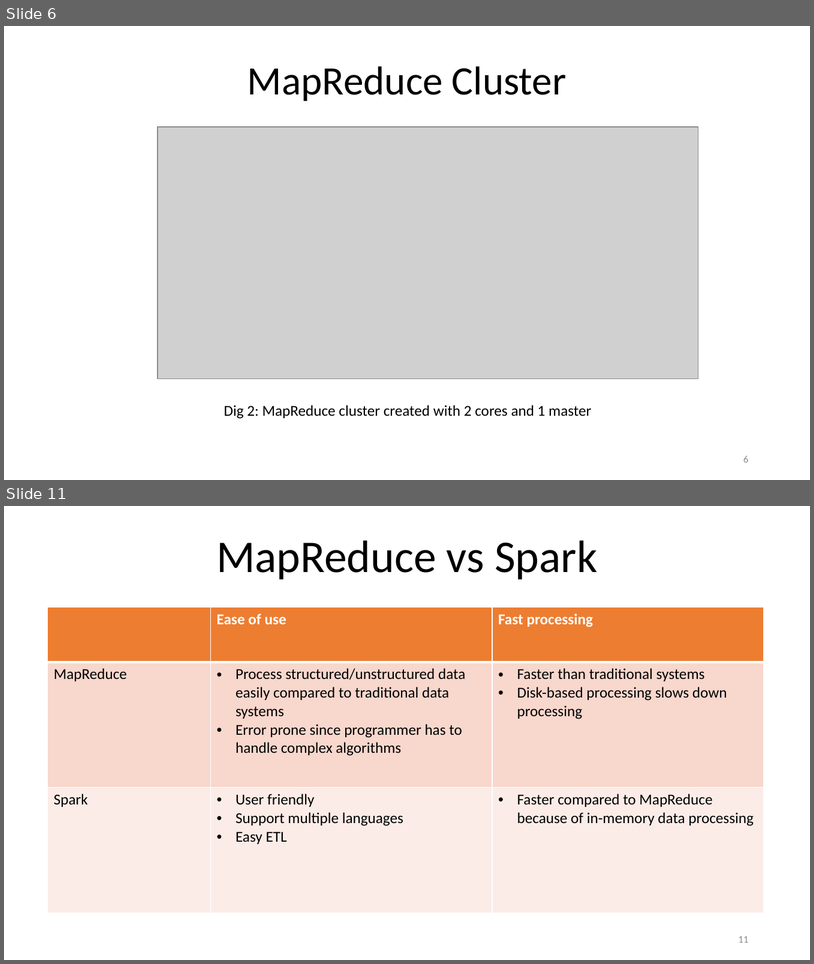
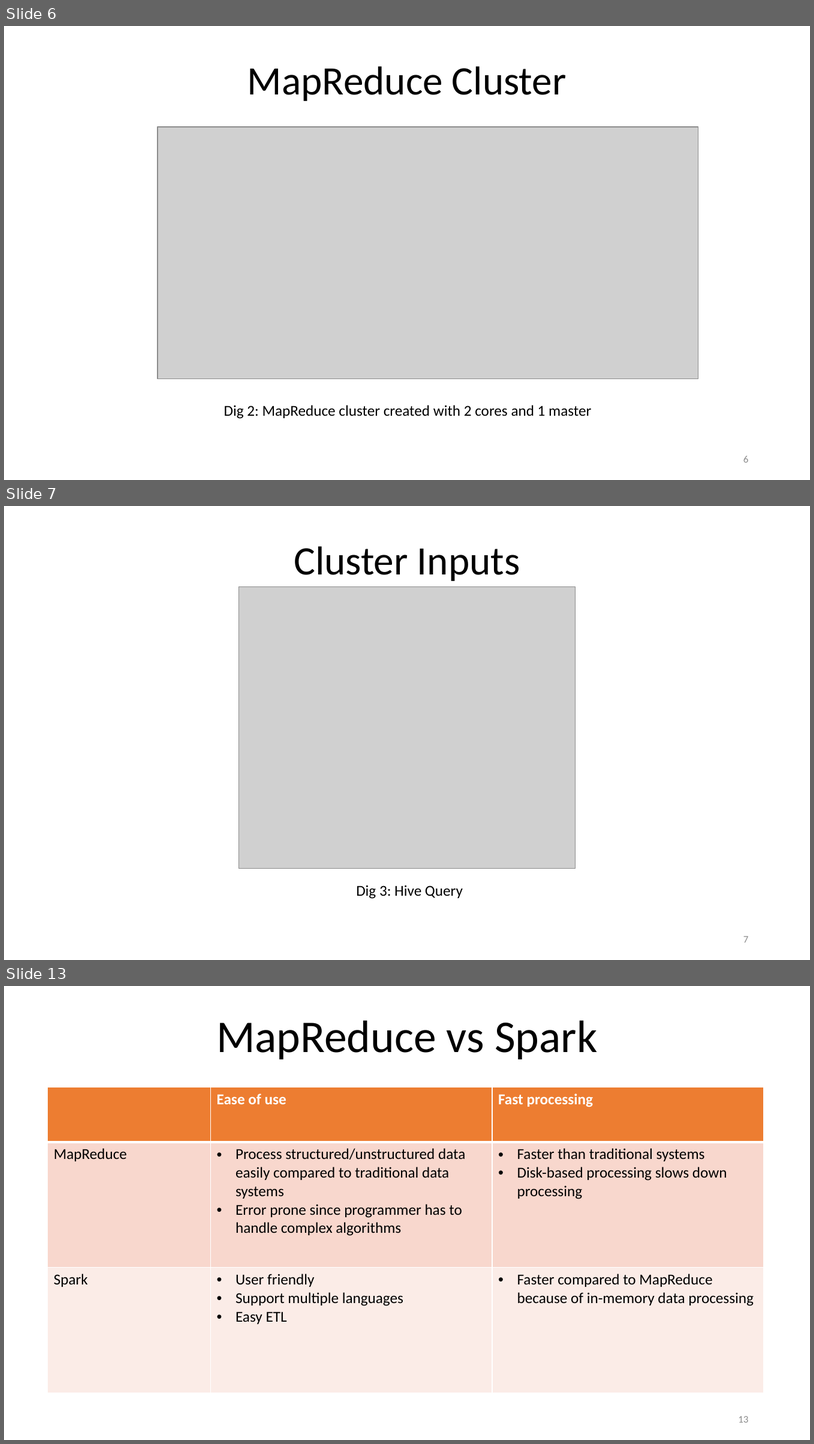
Before and after one commit to hashani26/UoM_MapReduce-vs-Spark, a slide deck: Demo/UOM_239327K.pptx. Shown one above the other, each under a label of ours: slides 6 and 11 before the commit, slides 6, 7 and 13 after it; the slides between them are not shown. The pictures are 814x964 and 814x1444 pixels, drawn with LibreOffice and Linux fonts; fonts in the diff are those of the drawing; grey boxes stand for pictures. Boxes give left, top, right and bottom in pixels: in the first picture for what was removed or moved away, otherwise in the second. Text is boxed around its words. In the diff, an @@ line names an element or a change of style, - is before the commit and + after.

Commit message:
add demo images

```diff
--- a/Demo/UOM_239327K.pptx
+++ b/Demo/UOM_239327K.pptx
@@ slide 7 added at bbox=[4, 506, 810, 960], background #FFFFFF @@
@@ title added at bbox=[294, 546, 520, 581], 48 pt, text #000000 @@
+Cluster Inputs
@@ picture added at bbox=[239, 586, 576, 868] @@
@@ subtitle added at bbox=[356, 885, 463, 898], 18 pt, text #000000 @@
+Dig 3: Hive Query
@@ page number added at bbox=[744, 936, 749, 942], 12 pt, text #8C8C8C @@
+7
@@ what was slide 11 is now slide 13 @@
@@ page number at bbox=[738, 1416, 749, 1422]: text changed @@
-11
+13
```
Also in this commit, not shown: 6 slides changed, 1 other slide added.
